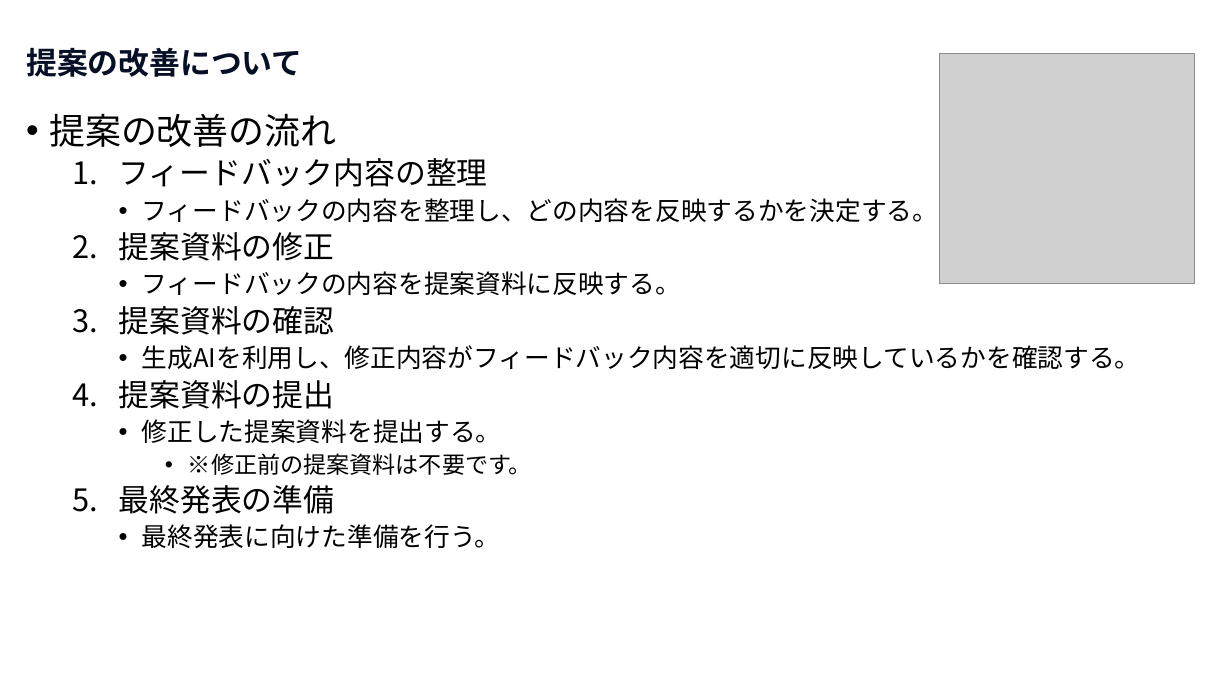
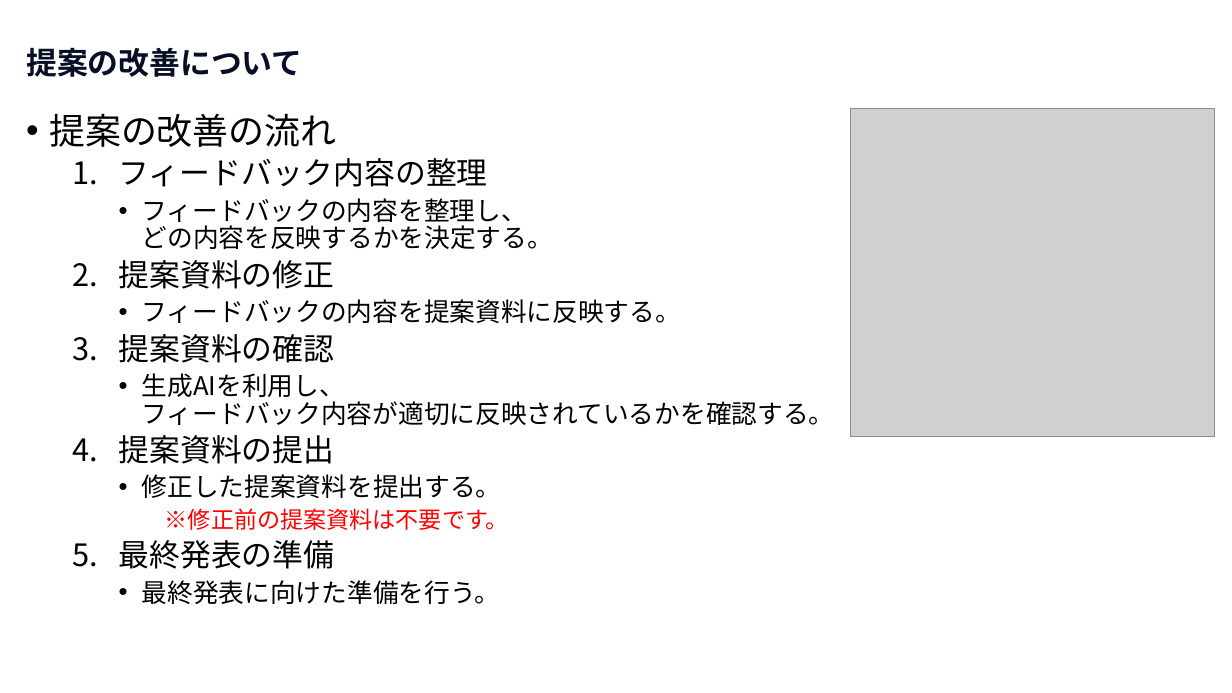
Before and after one commit to nishida2073/ai_navive, a slide deck: slide 6 of 00_オリエンテーション/【AI Native研修-提案】研修の概要.pptx. Drawn at 1232x693 pixels with LibreOffice and Linux fonts; fonts in the diff are those of the drawing; grey boxes stand for pictures. Boxes give left, top, right and bottom in pixels: in the first picture for what was removed or moved away, otherwise in the second. Text is boxed around its words. In the diff, an @@ line names an element or a change of style, - is before the commit and + after.

```diff
--- a/00_オリエンテーション/【AI Native研修-提案】研修の概要.pptx
+++ b/00_オリエンテーション/【AI Native研修-提案】研修の概要.pptx
@@ picture: place and size @@
-picture at (940, 54, 1195, 283)
+picture at (851, 108, 1215, 436)
@@ text at (142, 198, 553, 249): spaces changed @@
-    • フィードバックの内容を整理し、どの内容を反映するかを決定する。
+    • フィードバックの内容を整理し、
+      どの内容を反映するかを決定する。
@@ text at (142, 373, 835, 425): text changed @@
-    • 生成AIを利用し、修正内容がフィードバック内容を適切に反映しているかを確認する。
+    • 生成AIを利用し、
+      フィードバック内容が適切に反映されているかを確認する。
@@ text at (165, 508, 509, 530): text colour #000000 to #FF0000 in "※修正前の提案資料は不要です。"; bullet • to none @@
```
Also in this commit, not shown: 2 other slides changed, 2 other files.
